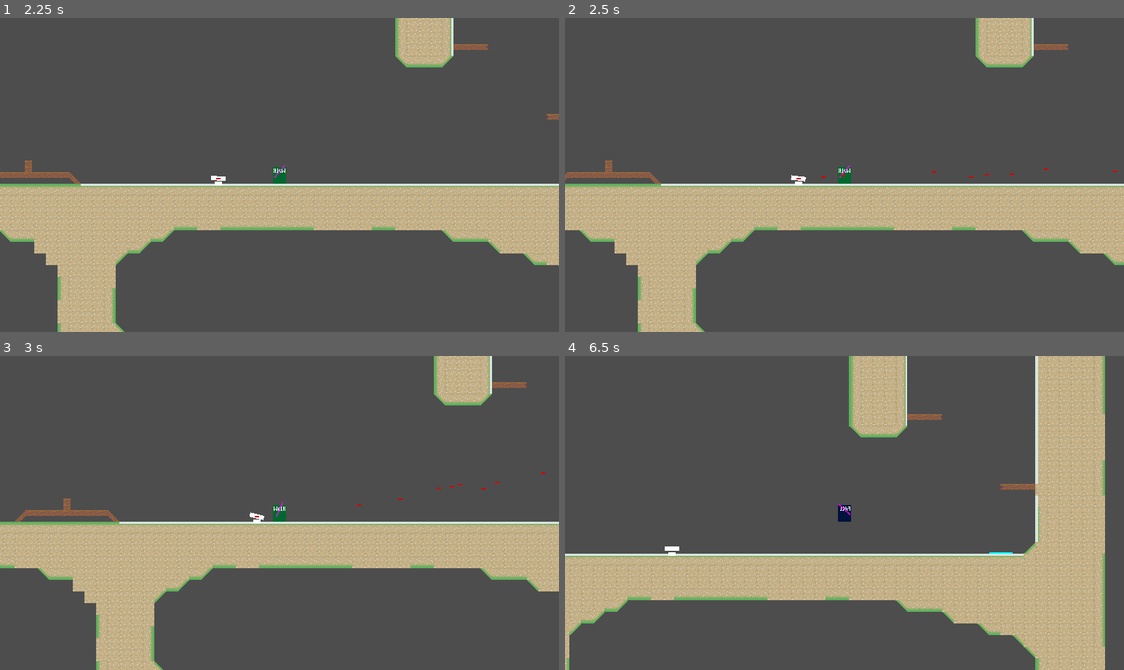
Above: before the commit, frames 1-4 (two rows, left to right).
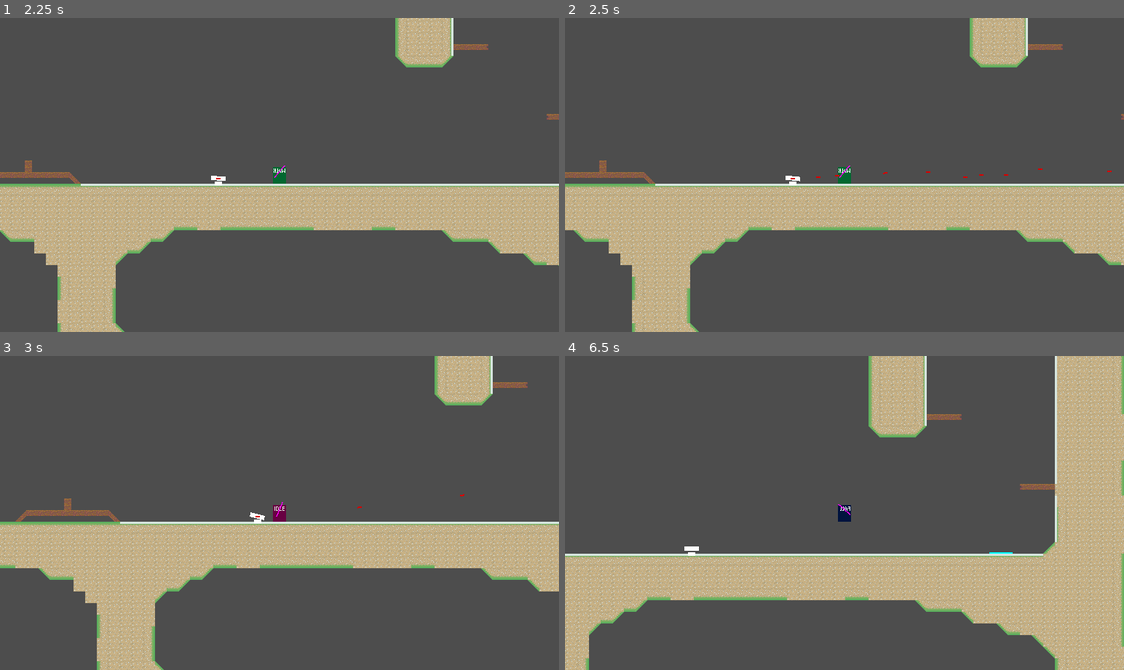
Above: after the commit, the same moments.

Repository: haruo-gabriel/portal2d
Game: Godot game, scene res://levels/test.tscn
The game is run twice, just before and just after one commit, with the same random seed, the same clock (stepped at 60 frames per second) and the same inputs.
Inputs (mouse positions are in pixels of both pictures, inside the frame that each line leads up to):
- Up to frame 1 (2.25 s): tap Enter at 0.5 s; move the mouse to (402, 159) at 0.52 s; hold Shift (crouch) 0.53-1.28 s; hold D (move_right) 0.53-2.03 s; tap Space (jump) at 0.77, 1.52 s; move the mouse to (167, 190) at 1.27 s; click (167, 190) at 1.35 s; move the mouse to (335, 105) at 2.02 s; hold A (move_left) from 2.03 s (still down); right-click (335, 105) at 2.1 s
- Up to frame 2 (2.5 s): keep holding A (move_left)
- Up to frame 3 (3 s): move the mouse to (251, 575) at 2.77 s; release A (move_left) at 2.78 s; hold D (move_right) from 2.78 s (still down); tap Shift (crouch) at 2.85 s
- Up to frame 4 (6.5 s): tap Space (jump) at 3.02, 3.77, 4.52, 6.02 s; move the mouse to (1012, 560) at 3.52 s; click (1012, 560) at 3.6 s; move the mouse to (676, 465) at 4.27 s; release D (move_right) at 4.28 s; hold A (move_left) 4.28-5.03 s; right-click (676, 465) at 4.35 s; move the mouse to (872, 513) at 5.02 s; hold D (move_right) 5.03-5.78 s; hold Shift (crouch) 5.03-5.78 s; move the mouse to (760, 434) at 5.77 s; hold A (move_left) from 5.78 s (still down); click (760, 434) at 5.85 s

Frame 1 is identical in both runs. In frame 2, 11% of the frame differs, in the area x 0-100%, y 0-100%; in frame 3, 10%; in frame 4, 21%.

Commit message:
Making player take knockback from laser

Diff:
--- a/godot project/characters/player/scripts/player.gd
+++ b/godot project/characters/player/scripts/player.gd
@@ -86,11 +86,6 @@
 
 func _process(_delta: float) -> void:
 
-	if health.health <= 0:
-		modulate = Color.REBECCA_PURPLE
-	else:
-		modulate = Color.WHITE
-
 	direction = Input.get_axis("move_left", "move_right")
 
 	var try_crouch = Input.is_action_pressed("crouch")
@@ -116,4 +111,6 @@
 
 	health.take_damage(2)
 
+	position += laser.velocity / 1000
+
 	laser.queue_free()
